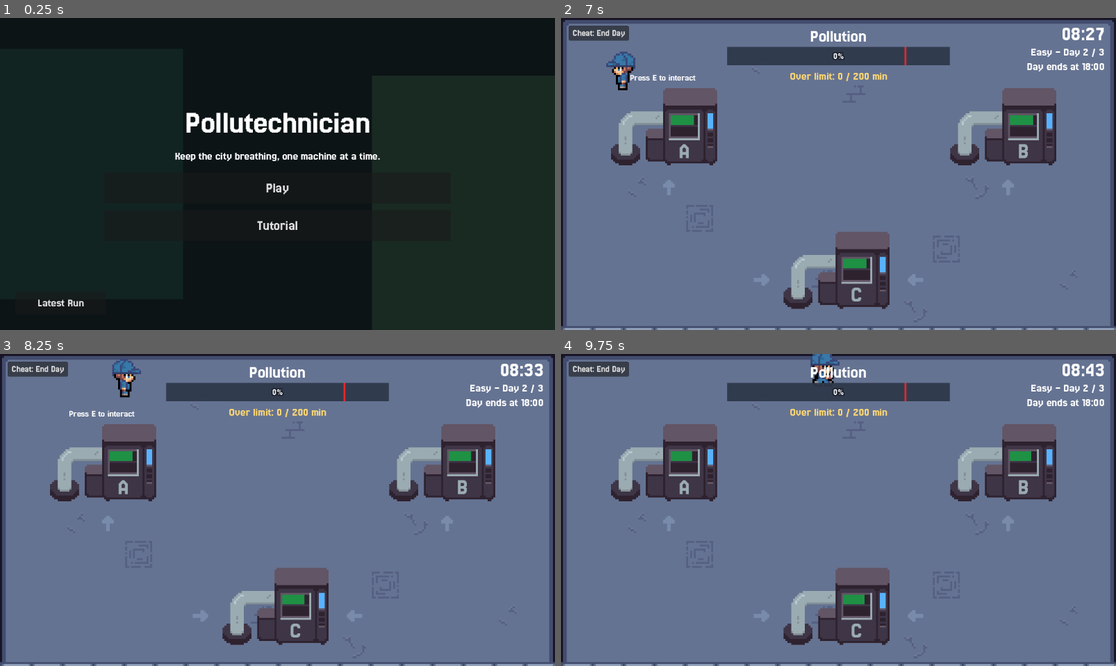
Above: before the commit, frames 1-4 (two rows, left to right).
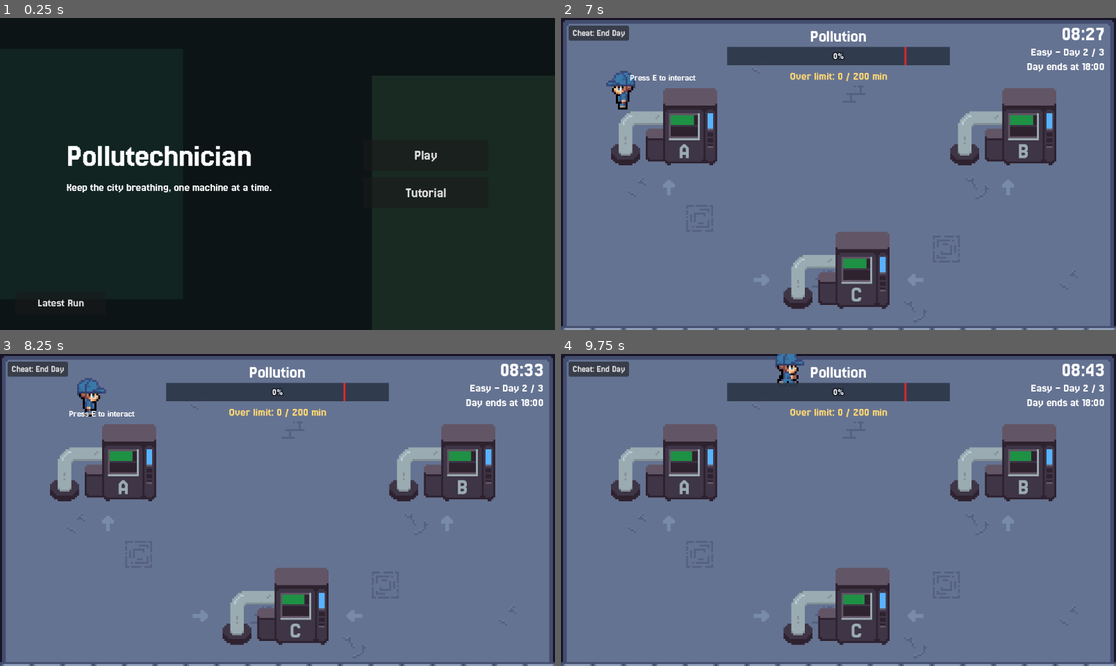
Above: after the commit, the same moments.

Repository: ebiyo/GameDev-Pollutechnician
Game: Godot game, scene res://scenes/ui/menus/title_screen.tscn
Two runs of this game, one before a commit and one after it. Both use one fixed random seed, a clock stepped at 60 frames per second and the inputs below.
Inputs (mouse positions are in pixels of both pictures, inside the frame that each line leads up to):
- Up to frame 1 (0.25 s): no input
- Up to frame 2 (7 s): click "Play" at 0.5 s; click "Start Easy" at 1.25 s; click "Cheat: End Day" at 2 s; click "Start Day" at 2.75 s; move the mouse to (810, 236) at 3.52 s; hold Up (ui_up) 3.53-5.03 s; tap E at 3.6, 5.85 s; tap Space at 3.77, 4.52, 6.02, 6.77 s; move the mouse to (1005, 220) at 4.27 s; tap R at 4.35 s; move the mouse to (672, 127) at 5.02 s; hold Q 5.03-5.78 s; hold Left (ui_left) 5.03-6.53 s; move the mouse to (866, 174) at 5.77 s; move the mouse to (755, 96) at 6.52 s; hold Down (ui_down) from 6.53 s (still down); hold R from 6.53 s (still down)
- Up to frame 3 (8.25 s): tap Escape (ui_cancel) at 7.15 s; tap E at 7.25, 8, 8.1 s; move the mouse to (399, 494) at 7.27 s; release Down (ui_down) at 7.28 s; release R at 7.28 s; hold Right (ui_right) 7.28-8.03 s; tap Q at 7.35 s; tap Space at 7.52 s; move the mouse to (166, 525) at 8.02 s; hold Up (ui_up) from 8.03 s (still down)
- Up to frame 4 (9.75 s): move the mouse to (894, 441) at 8.77 s; release Up (ui_up) at 8.78 s; hold Right (ui_right) from 8.78 s (still down); tap R at 8.85 s; tap Space at 9.02 s; move the mouse to (810, 572) at 9.52 s; hold Q from 9.53 s (still down)

The runs differ from the first frame. In frame 1, 3.5% of the frame differs, in the area x 12-81%, y 30-68%; in frame 2, 0.6%; in frame 3, 0.8%; in frame 4, 0.7%.

Commit message:
add title image, tweak title ui

Diff:
--- a/project.godot
+++ b/project.godot
@@ -28,6 +28,11 @@
 
 [input]
 
+ui_cancel={
+"deadzone": 0.5,
+"events": [Object(InputEventKey,"resource_local_to_scene":false,"resource_name":"","device":-1,"window_id":0,"alt_pressed":false,"shift_pressed":false,"ctrl_pressed":false,"meta_pressed":false,"pressed":false,"keycode":4194305,"physical_keycode":0,"key_label":0,"unicode":0,"location":0,"echo":false,"script":null)
+]
+}
 ui_left={
 "deadzone": 0.5,
 "events": [Object(InputEventKey,"resource_local_to_scene":false,"resource_name":"","device":0,"window_id":0,"alt_presse …(194 unchanged characters)…
@@ -60,11 +65,6 @@
 , Object(InputEventKey,"resource_local_to_scene":false,"resource_name":"","device":-1,"window_id":0,"alt_pressed":false …(183 unchanged characters)…
 ]
 }
-ui_cancel={
-"deadzone": 0.5,
-"events": [Object(InputEventKey,"resource_local_to_scene":false,"resource_name":"","device":-1,"window_id":0,"alt_pressed":false,"shift_pressed":false,"ctrl_pressed":false,"meta_pressed":false,"pressed":false,"keycode":4194305,"physical_keycode":0,"key_label":0,"unicode":0,"location":0,"echo":false,"script":null)
-]
-}
 repair={
 "deadzone": 0.2,
 "events": [Object(InputEventKey,"resource_local_to_scene":false,"resource_name":"","device":-1,"window_id":0,"alt_press …(192 unchanged characters)…
--- a/scenes/machine/machine.tscn
+++ b/scenes/machine/machine.tscn
@@ -2,9 +2,6 @@
 
 [ext_resource type="Script" uid="uid://gadcr3x2vbms" path="res://scenes/machine/machine.gd" id="1"]
 [ext_resource type="Texture2D" uid="uid://dsr7sh0ka2kfo" path="res://assets/sprites/Machine.png" id="2_ncy0m"]
-
-[sub_resource type="RectangleShape2D" id="RectangleShape2D_1"]
-size = Vector2(213, 152)
 
 [sub_resource type="CircleShape2D" id="CircleShape2D_1"]
 radius = 80.0
@@ -24,9 +21,9 @@
 [node name="Machine" type="StaticBody2D" unique_id=84109817]
 script = ExtResource("1")
 
-[node name="CollisionShape2D" type="CollisionShape2D" parent="." unique_id=1284323155]
-position = Vector2(6.5, -4)
-shape = SubResource("RectangleShape2D_1")
+[node name="CollisionPolygon2D" type="CollisionPolygon2D" parent="." unique_id=1284323155]
+position = Vector2(-4, 0)
+polygon = PackedVector2Array(8, -40, 8, -80, 116, -80, 116, 68, -92, 68, -92, 36, -84, 32, -84, -40)
 
 [node name="Sprite2D" type="Sprite2D" parent="." unique_id=1347143375]
 position = Vector2(-4, 0)
--- a/scenes/ui/menus/title_screen.tscn
+++ b/scenes/ui/menus/title_screen.tscn
@@ -30,23 +30,30 @@
 offset_bottom = 648.0
 theme = ExtResource("2_theme")
 
-[node name="Content" type="VBoxContainer" parent="Center" unique_id=259073826]
+[node name="Content" type="HBoxContainer" parent="Center" unique_id=259073826]
 layout_mode = 2
-theme_override_constants/separation = 22
+theme_override_constants/separation = 96
 alignment = 1
 
-[node name="TitleLabel" type="Label" parent="Center/Content" unique_id=500312681]
+[node name="TitleBlock" type="VBoxContainer" parent="Center/Content" unique_id=163800001]
+custom_minimum_size = Vector2(520, 0)
+layout_mode = 2
+size_flags_horizontal = 3
+theme_override_constants/separation = 18
+
+[node name="TitleLabel" type="Label" parent="Center/Content/TitleBlock" unique_id=500312681]
 layout_mode = 2
 theme_override_font_sizes/font_size = 67
 text = "Pollutechnician"
-horizontal_alignment = 1
+horizontal_alignment = 0
 
-[node name="SubtitleLabel" type="Label" parent="Center/Content" unique_id=2061083565]
-custom_minimum_size = Vector2(720, 0)
+[node name="SubtitleLabel" type="Label" parent="Center/Content/TitleBlock" unique_id=2061083565]
+custom_minimum_size = Vector2(520, 0)
 layout_mode = 2
 theme_override_font_sizes/font_size = 24
 text = "Keep the city breathing, one machine at a time."
-horizontal_alignment = 1
+horizontal_alignment = 0
+autowrap_mode = 3
 
 [node name="Buttons" type="VBoxContainer" parent="Center/Content" unique_id=1312001135]
 layout_mode = 2
Binary file added: assets/title_bg.jpg
Not shown, added: assets/title_bg.jpg.import
